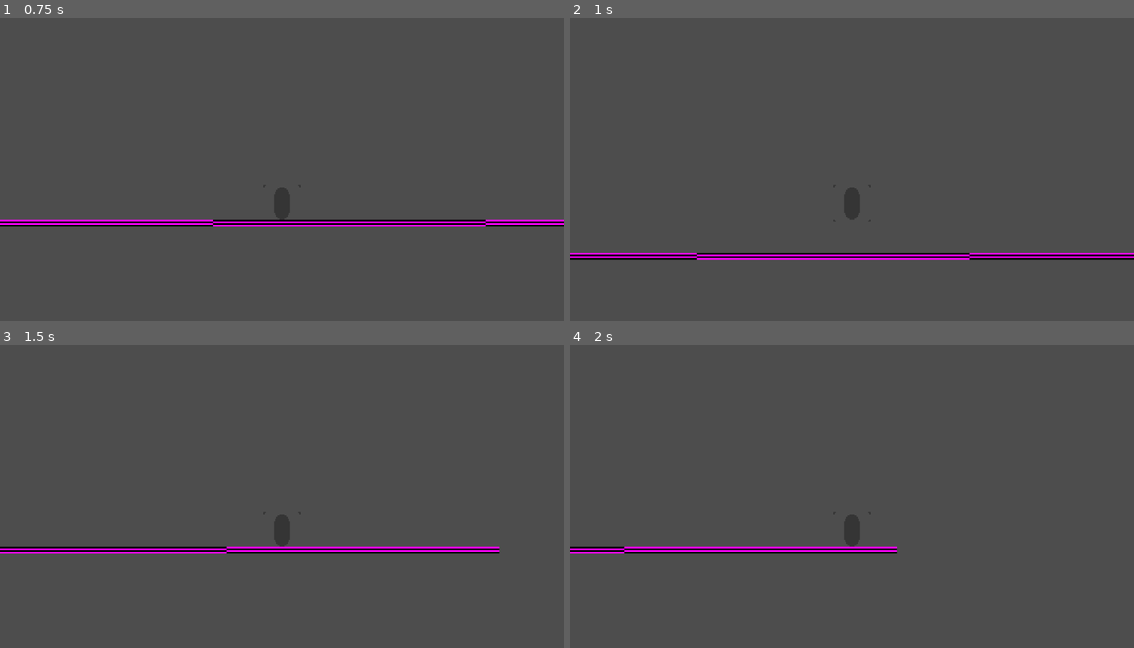
Above: before the commit, frames 1-4 (two rows, left to right).
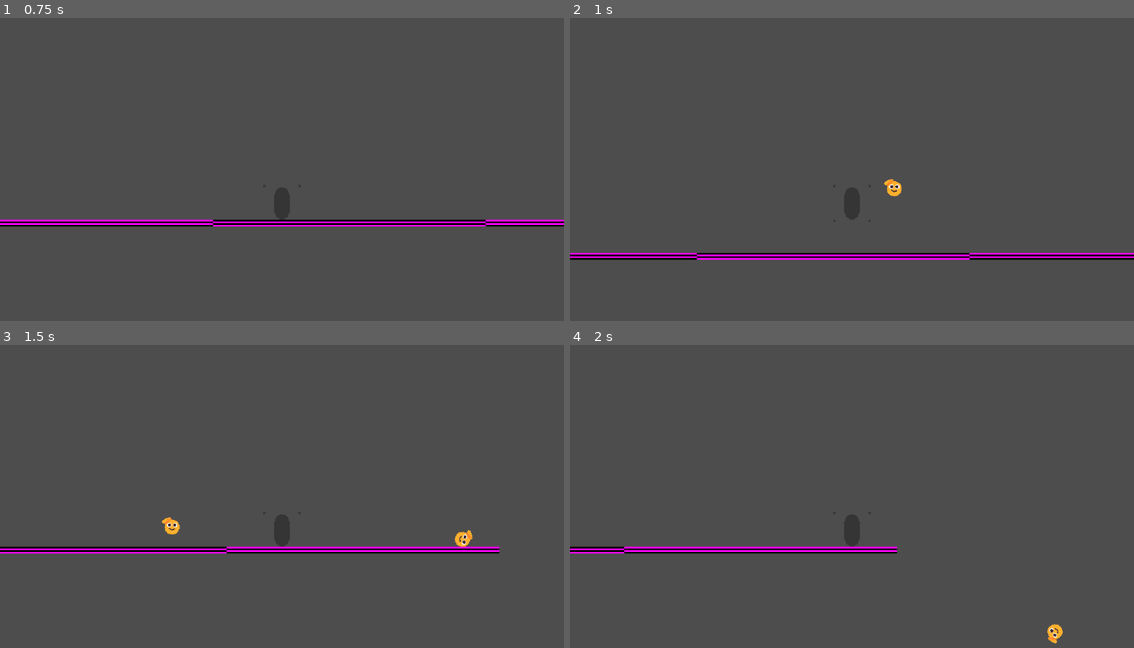
Above: after the commit, the same moments.

Repository: Hevia/BTeam
Game: Godot game, scene res://Scenes/Main/Main.tscn
Two runs of this game, one before a commit and one after it. Both use one fixed random seed, a clock stepped at 60 frames per second and the inputs below.
Inputs (mouse positions are in pixels of both pictures, inside the frame that each line leads up to):
- Up to frame 1 (0.75 s): tap Enter (TEST_LEVELGEN) at 0.5 s; move the mouse to (406, 160) at 0.52 s; hold D (move_right) from 0.53 s (still down); click (406, 160) at 0.6 s
- Up to frame 2 (1 s): keep holding D (move_right); tap Space (jump) at 0.77 s; right-click (976, 160) at 0.8 s
- Up to frame 3 (1.5 s): keep holding D (move_right); move the mouse to (169, 517) at 1.27 s; right-click (169, 517) at 1.35 s
- Up to frame 4 (2 s): keep holding D (move_right); tap Space (jump) at 1.52 s; click (739, 517) at 1.55 s

Frame 1 is identical in both runs. In frame 2, 0.1% of the frame differs, in the area x 55-59%, y 53-59%; in frame 3, 0.3%, in the area x 28-84%, y 56-67%; in frame 4, 0.1%.

Commit message:
Throwables system
Added a throwables system with a Throwable class and a placeholder throwable for testing.

Diff:
--- a/Scenes/Main/Main.tscn
+++ b/Scenes/Main/Main.tscn
@@ -30,6 +30,8 @@
 texture = SubResource("PlaceholderTexture2D_cmk6n")
 
 [node name="StaticBody2D" type="StaticBody2D" parent="Placeholder Terrain/MeshInstance2D"]
+collision_layer = 129
+collision_mask = 129
 
 [node name="CollisionShape2D" type="CollisionShape2D" parent="Placeholder Terrain/MeshInstance2D/StaticBody2D"]
 shape = SubResource("RectangleShape2D_p8rbg")
@@ -41,6 +43,8 @@
 texture = SubResource("PlaceholderTexture2D_cmk6n")
 
 [node name="StaticBody2D" type="StaticBody2D" parent="Placeholder Terrain/MeshInstance2D4"]
+collision_layer = 129
+collision_mask = 129
 
 [node name="CollisionShape2D" type="CollisionShape2D" parent="Placeholder Terrain/MeshInstance2D4/StaticBody2D"]
 shape = SubResource("RectangleShape2D_p8rbg")
@@ -52,6 +56,8 @@
 texture = SubResource("PlaceholderTexture2D_cmk6n")
 
 [node name="StaticBody2D" type="StaticBody2D" parent="Placeholder Terrain/MeshInstance2D2"]
+collision_layer = 129
+collision_mask = 129
 
 [node name="CollisionShape2D" type="CollisionShape2D" parent="Placeholder Terrain/MeshInstance2D2/StaticBody2D"]
 shape = SubResource("RectangleShape2D_p8rbg")
@@ -63,6 +69,8 @@
 texture = SubResource("PlaceholderTexture2D_cmk6n")
 
 [node name="StaticBody2D" type="StaticBody2D" parent="Placeholder Terrain/MeshInstance2D3"]
+collision_layer = 129
+collision_mask = 129
 
 [node name="CollisionShape2D" type="CollisionShape2D" parent="Placeholder Terrain/MeshInstance2D3/StaticBody2D"]
 shape = SubResource("RectangleShape2D_p8rbg")
--- a/entities/player/Player.tscn
+++ b/entities/player/Player.tscn
@@ -11,8 +11,9 @@
 [sub_resource type="RectangleShape2D" id="RectangleShape2D_453mm"]
 size = Vector2(16, 28)
 
-[node name="Player" type="CharacterBody2D"]
+[node name="Player" type="CharacterBody2D" node_paths=PackedStringArray("player_health")]
 script = ExtResource("1_453mm")
+player_health = NodePath("Health")
 
 [node name="Camera2D" type="Camera2D" parent="."]
 offset = Vector2(0, -38.725)
--- a/entities/player/PlayerController.gd
+++ b/entities/player/PlayerController.gd
@@ -15,18 +15,26 @@
 var last_wall_normal: Vector2 = Vector2.ZERO
 var is_wall_sliding: bool = false
 var gravity
+var throwable
 
 signal player_digging(mouse_pos: Vector2)
 
 func _ready():
 	gravity = get_gravity()
 	jump_velocity = -jump_velocity
+	throwable = load("uid://blltbftmyr58q") # Replace UID with whatever projectile is active
 
 func _process(delta: float):
 	if Input.is_action_just_pressed("attack"):
 		#if position.direction_to(get_global_mouse_position()) < DIGGING_RANGE:
 		player_digging.emit(get_global_mouse_position())
 
+	if Input.is_action_just_pressed("attack2"):
+		var projectile = throwable.instantiate() as Throwable
+		projectile.position = self.position + Vector2(0, -8)
+		var direction = (get_global_mouse_position() - self.position).normalized()
+		projectile.throw(640, direction)
+		get_parent().add_child(projectile)
 
 func _physics_process(delta: float):
 	if wall_jump_input_cooldown > 0.0:
--- /dev/null
+++ b/entities/player/throwables/PlaceholderThrowable.tscn
@@ -0,0 +1,37 @@
+[gd_scene load_steps=6 format=3 uid="uid://blltbftmyr58q"]
+
+[ext_resource type="Texture2D" uid="uid://devop2erat1yo" path="res://entities/player/assets/throwable_placeholder.png" id="1_6681x"]
+[ext_resource type="Script" uid="uid://0k2vo8qh4bhe" path="res://entities/player/throwables/Throwable.gd" id="1_ym2nb"]
+[ext_resource type="Script" uid="uid://donmvmp38kkto" path="res://global/hitbox.gd" id="2_ym2nb"]
+
+[sub_resource type="CircleShape2D" id="CircleShape2D_1hre3"]
+
+[sub_resource type="CircleShape2D" id="CircleShape2D_bjwnt"]
+radius = 6.92816
+
+[node name="PlaceholderThrowable" type="RigidBody2D" node_paths=PackedStringArray("collider")]
+collision_layer = 128
+collision_mask = 130
+script = ExtResource("1_ym2nb")
+collider = NodePath("CollisionShape2D")
+
+[node name="Sprite2D" type="Sprite2D" parent="."]
+scale = Vector2(0.5, 0.5)
+texture = ExtResource("1_6681x")
+
+[node name="Hitbox" type="Area2D" parent="."]
+collision_layer = 0
+collision_mask = 130
+script = ExtResource("2_ym2nb")
+metadata/_custom_type_script = "uid://donmvmp38kkto"
+
+[node name="CollisionShape2D" type="CollisionShape2D" parent="Hitbox"]
+position = Vector2(1, 1)
+shape = SubResource("CircleShape2D_1hre3")
+debug_color = Color(0.904175, 0.282841, 0.310406, 0.42)
+
+[node name="CollisionShape2D" type="CollisionShape2D" parent="."]
+position = Vector2(1, 1)
+shape = SubResource("CircleShape2D_bjwnt")
+
+[connection signal="area_entered" from="Hitbox" to="." method="_on_hitbox_area_entered"]
--- /dev/null
+++ b/entities/player/throwables/Throwable.gd
@@ -0,0 +1,22 @@
+extends RigidBody2D
+class_name Throwable
+
+@export var collider: CollisionShape2D
+@export var projectile_lifetime: float = 6
+
+func _ready():
+	add_to_group("throwables")
+
+func _physics_process(delta: float):
+	projectile_lifetime -= delta
+	print(projectile_lifetime)
+	if projectile_lifetime <= 0:
+		queue_free()
+
+func throw(initial_force: float, direction: Vector2):
+	var unit_direction := direction.normalized()
+	var impulse := unit_direction * initial_force
+	apply_central_impulse(impulse)
+
+func _on_hitbox_area_entered(area: Area2D) -> void:
+	queue_free()
--- a/project.godot
+++ b/project.godot
@@ -62,6 +62,11 @@
 "events": [Object(InputEventMouseButton,"resource_local_to_scene":false,"resource_name":"","device":-1,"window_id":0,"a …(253 unchanged characters)…
 ]
 }
+attack2={
+"deadzone": 0.2,
+"events": [Object(InputEventMouseButton,"resource_local_to_scene":false,"resource_name":"","device":-1,"window_id":0,"alt_pressed":false,"shift_pressed":false,"ctrl_pressed":false,"meta_pressed":false,"button_mask":0,"position":Vector2(0, 0),"global_position":Vector2(0, 0),"factor":1.0,"button_index":2,"canceled":false,"pressed":false,"double_click":false,"script":null)
+]
+}
 
 [rendering]
 
Binary file added: entities/player/assets/throwable_placeholder.png
Not shown, added: entities/player/assets/throwable_placeholder.png.import
Not shown, added: entities/player/throwables/Throwable.gd.uid
